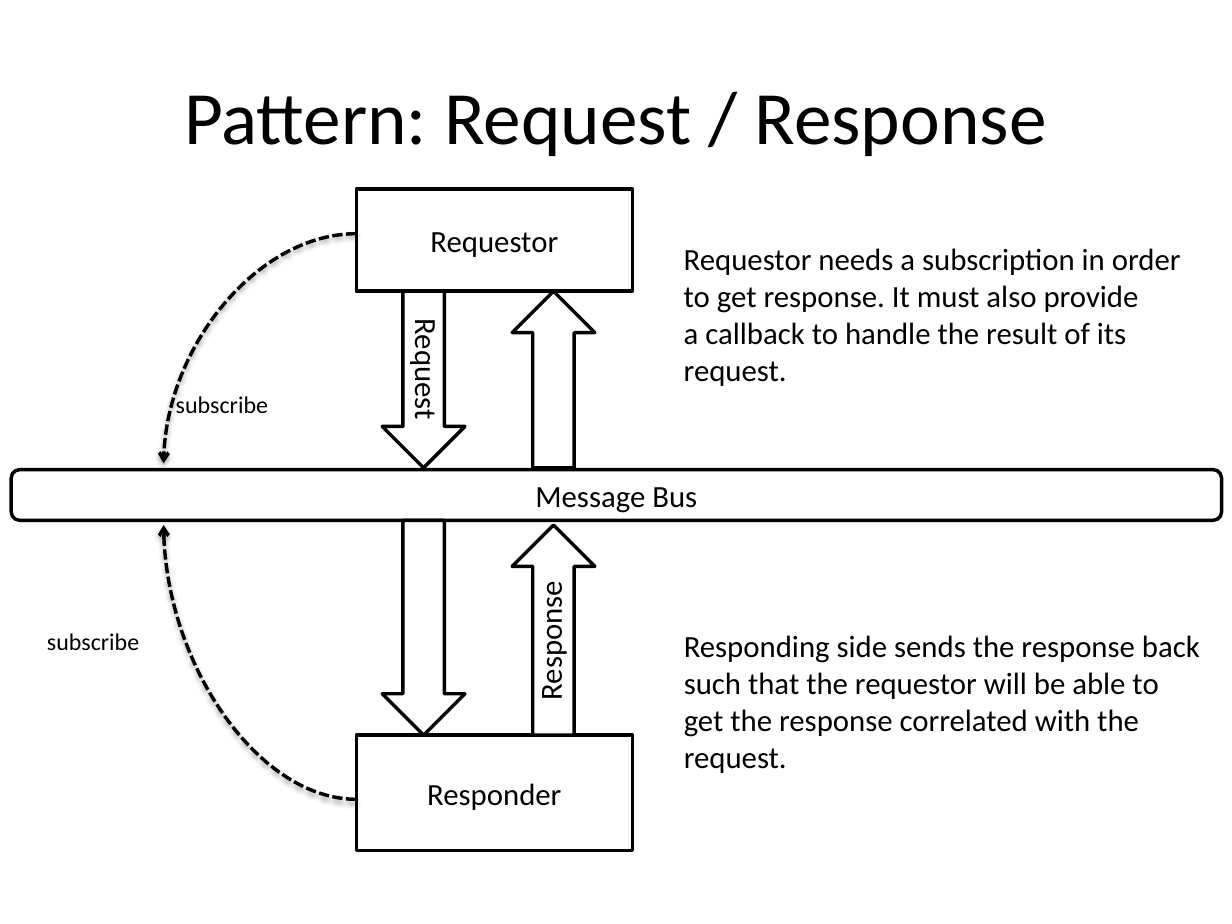
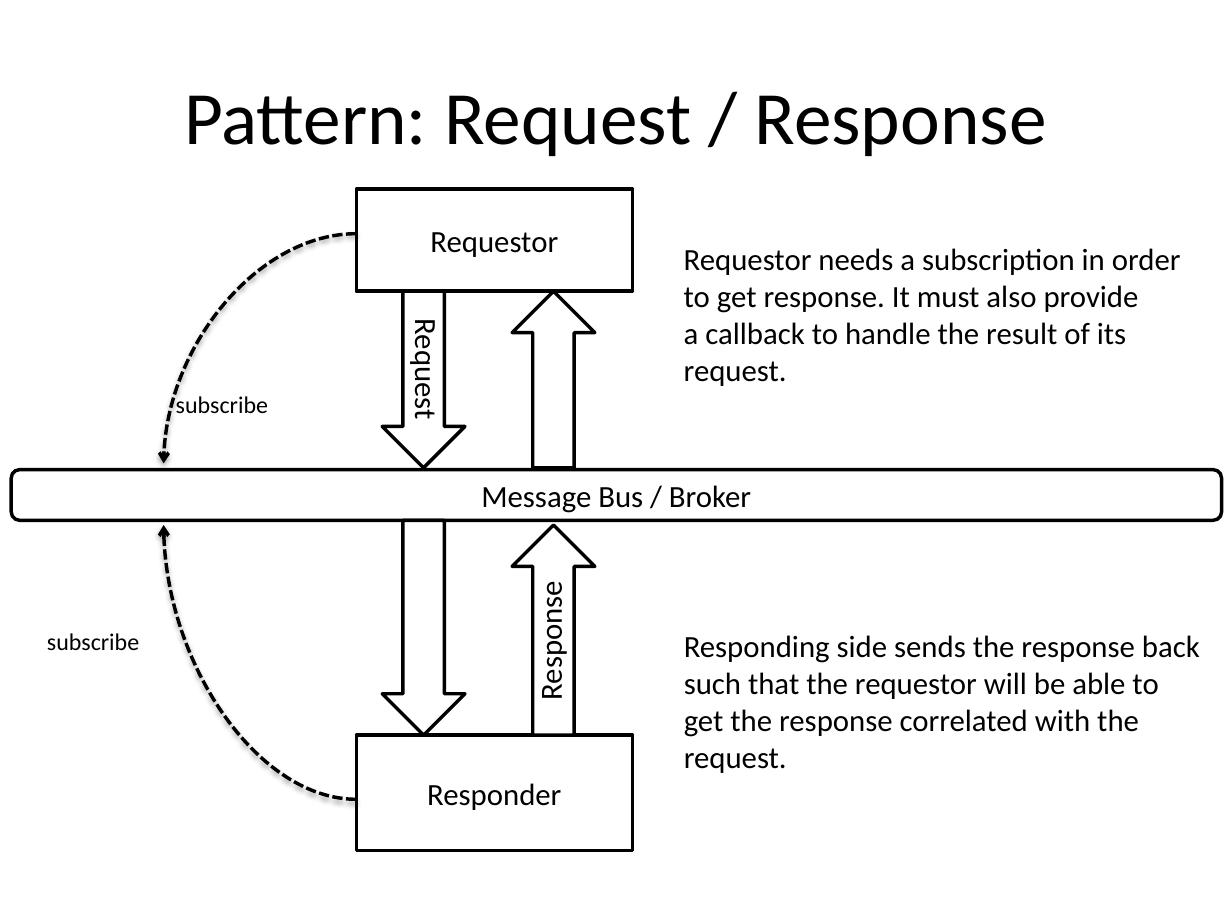
Before and after one commit to cl9p/rabbitmq-demos, a slide deck: slide 5 of Messaging Patterns.pptx. Drawn at 1232x924 pixels with LibreOffice and Linux fonts; fonts in the diff are those of the drawing. Boxes give left, top, right and bottom in pixels: in the first picture for what was removed or moved away, otherwise in the second. Text is boxed around its words. In the diff, an @@ line names an element or a change of style, - is before the commit and + after.

```diff
--- a/Messaging Patterns.pptx
+++ b/Messaging Patterns.pptx
@@ text in rounded rectangle at [481, 485, 751, 513]: text changed @@
-Message Bus
+Message Bus / Broker
```
Also in this commit, not shown: 10 other slides changed, 2 slides added.
